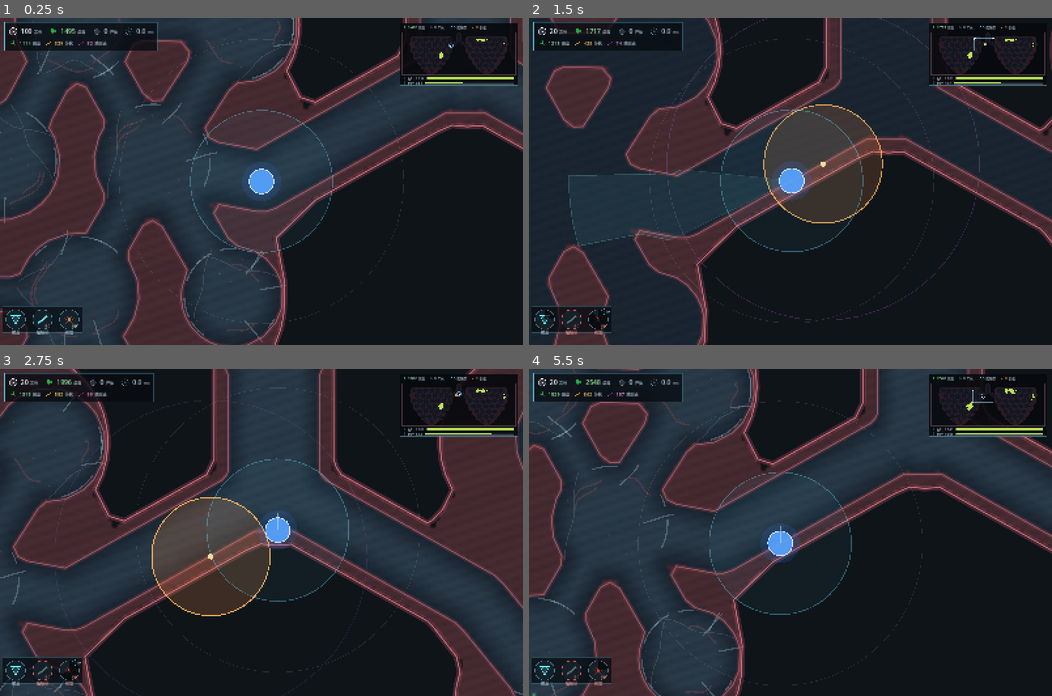
Above: before the commit, frames 1-4 (two rows, left to right).
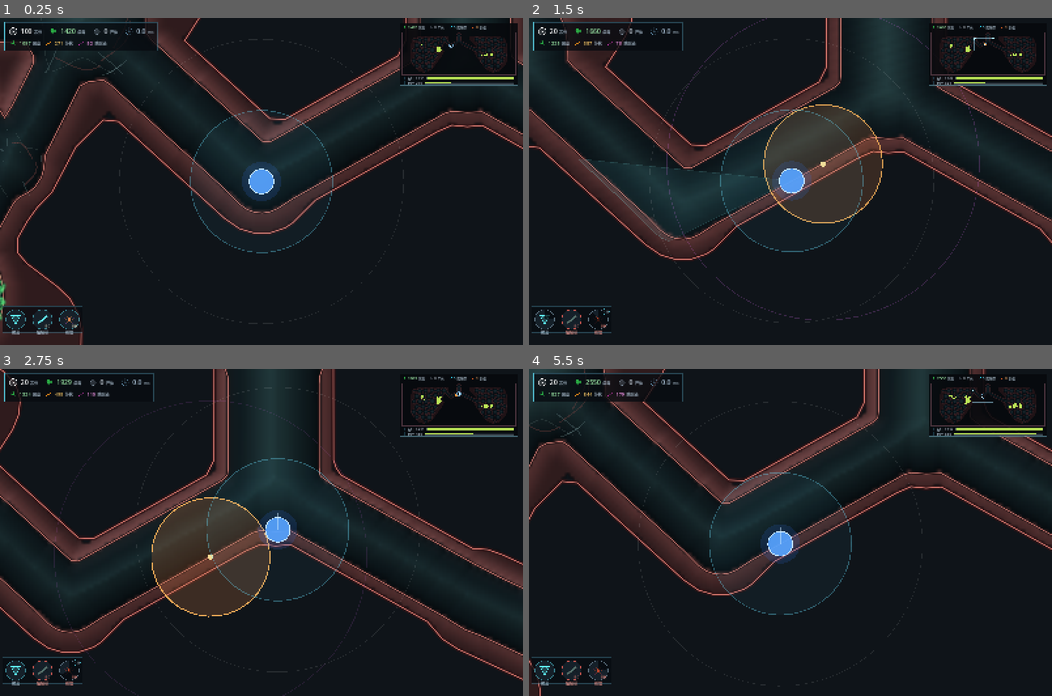
Above: after the commit, the same moments.

Repository: yanyanzi620/gamecreation
Game: Godot game, scene res://scenes/main.tscn
Two runs of this game, one before a commit and one after it. Both use one fixed random seed, a clock stepped at 60 frames per second and the inputs below.
Inputs (mouse positions are in pixels of both pictures, inside the frame that each line leads up to):
- Up to frame 1 (0.25 s): no input
- Up to frame 2 (1.5 s): tap Enter at 0.5 s; move the mouse to (905, 165) at 0.52 s; hold D 0.53-1.25 s; tap F at 0.6 s; click (905, 165) at 0.67 s; tap Space at 0.77 s; drag from (685, 197) to (764, 246) at 1.27 s
- Up to frame 3 (2.75 s): move the mouse to (313, 460) at 2.02 s; hold D from 2.03 s (still down); tap M at 2.1 s; tap F at 2.3 s
- Up to frame 4 (5.5 s): release D at 2.75 s; drag from (764, 597) to (633, 483) at 2.77 s; move the mouse to (947, 581) at 3.52 s; hold A 3.53-4.25 s; tap F at 3.6, 5.3 s; tap Space at 3.77 s; drag from (633, 483) to (712, 450) at 4.27 s; move the mouse to (816, 532) at 5.02 s; hold S from 5.03 s (still down); tap M at 5.1 s; click (816, 532) at 5.17 s

The runs differ from the first frame. In frame 1, 52% of the frame differs, in the area x 0-100%, y 0-100%; in frame 2, 17%; in frame 3, 42%; in frame 4, 46%.

Commit message:
feat(map): 肺叶轮廓连续化 + 主战厅/环路布局 + 伪 3D 光影烘焙与批量绘制
- 轮廓：8 排水平胶囊改为闭合 Catmull-Rom 多边形，内侧留肺门凹口，外缘连续；右叶镜像
- 布局：每叶 2 个主战厅（肺门附近 + 深部），大厅门最窄 50；旁门概率 0.30 -> 0.38；每侧新增深部第三支路
- 平滑：流明并集用 smooth-min 圆角（最大修正 2.5），轮廓步长 16、RDP 1.25；MAX_DOOR_GAP 168 -> 184 跟上新节距
- 渲染：有符号距离场烘焙内壁接触阴影、组织厚度与右上定向高光；流明侧复用 OrganMap 距离场
- 性能：肉壁纹理从每帧上千次 draw_arc 改为 2 批 draw_multiline；轮廓/胸膜环缓存，不再每帧 duplicate
- 验收：四种子地图自测 34/34、comps=1、reach=100%、build 246~250ms；--stress 27,441 颗 3.19ms/帧、零丢失；
  --econ 170.4 杀/秒、35.6 养分/秒；--wall 100%
- 说明：实跑帧率当前受远程显示环境限制，新旧管线同环境对照一致，未作为性能结论

Diff:
--- a/scripts/world/lung_gen.gd
+++ b/scripts/world/lung_gen.gd
@@ -29,22 +29,23 @@
 # ---- 肺泡泡沫 ----
 # 配比口径：肺泡直径 2R ≈ 140，玩家直径 44 -> 面积占比 ≈ (22/70)^2 ≈ 10%
 # 肺泡放大 + 数量减少：单个腔室更大，地形不那么破碎，也不那么崎岖
-const ALV_R_MIN := 118.0
-const ALV_R_MAX := 134.0
-const ALV_JITTER_POS := 11.0
-const ALV_JITTER_R := 0.03
+const ALV_R_MIN := 110.0
+const ALV_R_MAX := 136.0
+const ALV_JITTER_POS := 20.0
+const ALV_JITTER_R := 0.06
+const HUB_R := 158.0             # 少量大叶泡：能展开走位的「主战厅」，不是全都一样大
 const MIN_SEPTUM := 62.0        # 隔膜必须比门宽，肉壁才连得成网（肺泡变大，隔膜同步加厚）
-const NEIGHBOR_RANGE := 1.16    # 以节距为单位，认定「相邻」的距离
+const NEIGHBOR_RANGE := 1.18    # 以节距为单位，认定「相邻」的距离
 
 # ---- 连接管（玩家可走）----
 # 门宽随机：细门只够玩家侧身挤过，粗门能让病毒整股涌进去 —— 同一张图里有宽有窄才有机动感。
 # 下限按玩家碰撞半径卡死（0.72 * PLAYER_R(30) = 21.6），再小玩家就永远过不去。
 const DUCT_R_MIN := 34.0        # 门宽 68：一个大肺泡配一条像样的通道，不再是细缝
 const DUCT_R_MAX := 56.0        # 门宽 112：主通道，扩散会顺着它走
-const EXTRA_LINK_CHANCE := 0.30 # 生成树之外再开这么多旁门，形成环路
-const MAX_DOOR_GAP := 168.0     # 两腔室之间最远还能开门的空隙。
-                                # 之前写死 110 + 小肺泡，肺泡放大后大量树边被这个阈值砍掉，
-                                # 地图碎成 5~8 块孤岛（reach 只有 96%）。按新节距放大到 168 之后重新连成 1 块。
+const EXTRA_LINK_CHANCE := 0.38 # 生成树之外再开这么多旁门，形成环路
+const MAX_DOOR_GAP := 184.0     # 两腔室之间最远还能开门的空隙。
+                                # 按新节距 334、邻接上限 1.18 倍反推，最坏间隙约 174；
+                                # 留 10 单位余量，避免大半径/主战厅种子把生成树边砍掉形成孤岛。
 
 # ---- 孔隙（只有病毒能过）----
 const PORE_R_MIN := 12.0
@@ -57,30 +58,20 @@
 const BRANCH_R := 64.0          # 肺门分支半径（128 宽）
 const BRANCH_COUNT := 3         # 每侧分支数，合计 6 个肺门
 
-# ---- 器官轮廓（按 3040×1320 写死，运行时按实际尺寸缩放）----
-# 每个节点 = [x, y, r]：一个"肉块圆"。左叶沿脊柱上小下大；右叶镜像。
+# ---- 器官轮廓（按 6200×2300 设计，运行时按实际尺寸缩放）----
+# 不再用一排水平胶囊拼肺叶：胶囊交界处会形成台阶和硬凹角。
+# 这里给左叶一圈控制点，Catmull-Rom 采样成连续多边形，右叶镜像；
+# 内侧肺门有凹口，外缘从上段宽阔逐渐收到下段，通道仍由 _airway 接到这个轮廓上。
 const SIL_BASE := Vector2(6200.0, 2300.0)
-# 叶形是「上宽下窄」（按需求方口径）。真解剖学是肺尖窄、肺底宽 —— 想换回真实解剖把这里改 true 即可，
-# SIL_SHAPES 的 y 会整体上下镜像，肺泡撒点跟着走，不用改别的。
-const SIL_FLIP_Y := false
-# 叶形：肺尖很窄 -> 往下逐渐变宽 -> 最宽处在 60% 高度 -> 向肺底收成圆角。
-# 用一串半径递增/递减的圆拼，而不是一个大圆（大圆会变成一个球，看不出是肺）。
-# 叶形不再用「一串圆」拼（圆一多就变成球，看不出是肺）。
-# 下面是一串圆形 + 胶囊，按真实肺的比例摆：肺尖窄 -> 上段细长 -> 中段变宽 -> 肺底最宽并收成圆角。
-# 格式：圆 = [0, x, y, 0, 0, r]；胶囊 = [1, ax, ay, bx, by, r]；右叶自动镜像。
-const SIL_SHAPES := [
-	# 上宽下窄的叶形：每一「排」是一条水平胶囊，宽度自上而下逐级收窄，
-	# 圆顶靠最上面一排的圆角收出来，底部收成小叶尖 —— 不是一根柱子，也不是一个球。
-	[1, 650.0, 380.0, 2550.0, 380.0, 200.0],     # 肺尖（宽 2300，最上、最宽）
-	[1, 670.0, 650.0, 2530.0, 650.0, 250.0],     # 上段（2360）
-	[1, 780.0, 950.0, 2420.0, 950.0, 300.0],     # 上中段（2240）
-	[1, 900.0, 1250.0, 2300.0, 1250.0, 300.0],   # 中段（2000）
-	[1, 1040.0, 1550.0, 2160.0, 1550.0, 260.0],  # 下段（1640）
-	[1, 1200.0, 1800.0, 2000.0, 1800.0, 220.0],  # 下段（1240）
-	[1, 1360.0, 2000.0, 1840.0, 2000.0, 180.0],  # 肺底（840）
-	[1, 1480.0, 2130.0, 1720.0, 2130.0, 140.0],  # 肺底尖（520，收圆角）
+const SIL_FLIP_Y := false          # true = 换回解剖学上「肺尖窄、肺底宽」
+const SIL_LEFT := [
+	[2490.0, 210.0], [2100.0, 175.0], [1500.0, 180.0], [900.0, 220.0],
+	[610.0, 330.0], [500.0, 570.0], [450.0, 900.0], [430.0, 1240.0],
+	[470.0, 1510.0], [570.0, 1760.0], [740.0, 1970.0], [990.0, 2140.0],
+	[1240.0, 2190.0], [1480.0, 2110.0], [1690.0, 1930.0], [1870.0, 1690.0],
+	[2070.0, 1430.0], [2260.0, 1150.0], [2280.0, 980.0], [2150.0, 855.0],
+	[2200.0, 720.0], [2400.0, 520.0], [2560.0, 330.0],
 ]
-# 气管 / 主支气管不在这里：它们自带轮廓（见 _airway），否则纵隔会被填成一根柱子
 
 var _alv: Array = []   # 本局所有肺泡 [中心, 半径]，给支气管分支找落点用
 
@@ -129,34 +120,40 @@
 func _silhouette(m: OrganMap, size: Vector2) -> void:
 	var kx: float = size.x / SIL_BASE.x
 	var ky: float = size.y / SIL_BASE.y
-	var kr: float = (kx + ky) * 0.5
 	var cy := SIL_BASE.y * 0.5
-
-	for n in SIL_SHAPES:
-		var r := float(n[5]) * kr
-		var sy2 := float(n[2])
-		var sy4 := float(n[4])
+	var ctrl: Array[Vector2] = []
+	for n in SIL_LEFT:
+		var y := float(n[1])
 		if SIL_FLIP_Y:
-			sy2 = cy * 2.0 - sy2
-			sy4 = cy * 2.0 - sy4
-		if int(n[0]) == 0:
-			var p := Vector2(float(n[1]) * kx, sy2 * ky)
-			r = minf(r, minf(p.y - 44.0, size.y - p.y - 44.0))   # 不许顶到场地上下边
-			m.add_clip_circle(p, r)
-			m.add_clip_circle(Vector2(size.x - p.x, p.y), r)      # 右叶镜像
-		else:
-			var a := Vector2(float(n[1]) * kx, sy2 * ky)
-			var b := Vector2(float(n[3]) * kx, sy4 * ky)
-			# 胶囊两端都要留边距，否则肺底会被场地边切平、轮廓出现开口
-			var room := 1.0e9
-			for p2 in [a, b]:
-				room = minf(room, minf(minf(p2.y - 44.0, size.y - p2.y - 44.0),
-					minf(p2.x - 44.0, size.x - p2.x - 44.0)))
-			r = minf(r, room)
-			m.add_clip_capsule(a, b, r)
-			m.add_clip_capsule(Vector2(size.x - a.x, a.y), Vector2(size.x - b.x, b.y), r)
-
+			y = cy * 2.0 - y
+		ctrl.append(Vector2(float(n[0]) * kx, y * ky))
+	var left := _smooth_closed(ctrl, 5)
+	var right := PackedVector2Array()
+	for p in left:
+		right.append(Vector2(size.x - p.x, p.y))
+	m.add_clip_polygon(left)
+	m.add_clip_polygon(right)
 	# 中间只有左右两叶之间的体腔，不放任何轮廓
+
+
+# 闭合 Catmull-Rom：控制点只决定大形，采样点负责把外缘变连续。
+# 每段 5 个采样足够平滑，又不会让胸膜距离查询变得昂贵。
+func _smooth_closed(ctrl: Array[Vector2], steps: int) -> PackedVector2Array:
+	var out := PackedVector2Array()
+	var n := ctrl.size()
+	for i in range(n):
+		var p0 := ctrl[(i - 1 + n) % n]
+		var p1 := ctrl[i]
+		var p2 := ctrl[(i + 1) % n]
+		var p3 := ctrl[(i + 2) % n]
+		for k in range(steps):
+			var t := float(k) / float(steps)
+			var t2 := t * t
+			var t3 := t2 * t
+			out.append(0.5 * ((2.0 * p1) + (-p0 + p2) * t +
+				(2.0 * p0 - 5.0 * p1 + 4.0 * p2 - p3) * t2 +
+				(-p0 + 3.0 * p1 - 3.0 * p2 + p3) * t3))
+	return out
 
 
 # ============================================================ 一叶的肺泡泡沫
@@ -189,11 +186,22 @@
 			cx.append(p)
 			cr.append(r)
 
+	# 每叶两个「主战厅」：肺门附近一个、深部一个。
+	# 大空间用来走位和清群，小肺泡与窄门仍然负责节奏和绕行，不再是一张均匀蜂窝。
+	var hub_targets := [
+		rect.position + Vector2(rect.size.x * 0.58, rect.size.y * 0.30),
+		rect.position + Vector2(rect.size.x * 0.48, rect.size.y * 0.73),
+	]
+	for target in hub_targets:
+		var hi := _nearest_point(cx, target)
+		if hi >= 0:
+			cr[hi] = minf(HUB_R, m.clip_inside_dist(cx[hi]) * 0.90)
+
 	if cx.size() < 4:
 		return
 
 	# 位置松弛：任何一对肺泡之间都要留出隔膜
-	for _it in range(5):
+	for _it in range(7):
 		var moved := false
 		for i in range(cx.size()):
 			for j in range(i + 1, cx.size()):
@@ -403,6 +411,9 @@
 	else:
 		dr = rng.randf_range(DUCT_R_MIN + 18.0, DUCT_R_MAX)
 	dr = minf(dr, minf(cr[i], cr[j]) * 0.5)       # 窄肺泡配窄门，别把整颗凿穿
+	# 连到主战厅的门至少是一条主路：大厅不能只能靠侧身小门进出。
+	if maxf(cr[i], cr[j]) >= HUB_R * 0.90:
+		dr = maxf(dr, minf(50.0, minf(cr[i], cr[j]) * 0.42))
 	m.add_capsule(pa, pb, dr)
 
 
@@ -430,11 +441,29 @@
 		if t1 != Vector2.INF:
 			m.add_capsule(hilar, t1, BRANCH_R)
 			m.add_clip_capsule(hilar, t1, BRANCH_R + 46.0)
+			var route_end := t1
 			# 第二条分支：从肺门再往里走一段，多一个入口
 			var t2b := _nearest_alv(hilar + Vector2(side * 150.0 * kx, size.y * 0.14))
 			if t2b != Vector2.INF and t2b.distance_to(t1) > 120.0:
 				m.add_capsule(t1, t2b, BRANCH_R * 0.85)
 				m.add_clip_capsule(t1, t2b, BRANCH_R + 40.0)
+				route_end = t2b
+			# 第三条较窄的深部支路：给玩家跨区绕行路线，也给病毒一条捷径。
+			var t3 := _nearest_alv(hilar + Vector2(side * 220.0 * kx, size.y * 0.34))
+			if t3 != Vector2.INF and t3.distance_to(route_end) > 180.0:
+				m.add_capsule(route_end, t3, BRANCH_R * 0.68)
+				m.add_clip_capsule(route_end, t3, BRANCH_R + 24.0)
+
+
+func _nearest_point(points: Array[Vector2], probe: Vector2) -> int:
+	var best := -1
+	var bd := 1.0e20
+	for i in range(points.size()):
+		var d := points[i].distance_squared_to(probe)
+		if d < bd:
+			bd = d
+			best = i
+	return best
 
 
 func _nearest_alv(probe: Vector2) -> Vector2:
--- a/scripts/world/organ_map.gd
+++ b/scripts/world/organ_map.gd
@@ -19,8 +19,9 @@
 
 const CELL := 30.0        # 墙段分桶用的粗格（与病毒种群同格）
 const PIX := 8.0          # 掩码 / 距离场的分辨率
-const SIMPLIFY_EPS := 2.0 # 轮廓简化容差（像素）
-const CONTOUR_STEP := 20.0 # 轮廓采样步长（比 CELL 细，边缘更圆）
+const SIMPLIFY_EPS := 1.25 # 轮廓简化容差（世界单位）：保留圆弧，不画成折线宝石
+const CONTOUR_STEP := 16.0 # 轮廓采样步长：比碰撞栅格细，弯曲边缘更顺滑
+const SMOOTH_UNION := 10.0 # 流明形状相交处的圆角半径，只影响轮廓（最大修正 2.5 单位）
 const SHAPE_CELL := 64.0   # 形状索引粗格（加速 sdf 查询）
 
 var size := Vector2(1600.0, 1000.0)
@@ -77,6 +78,17 @@
 	clip_shapes.append([1, a, b, r])
 
 
+# 连续肺叶边界。多边形由生成器先用 Catmull-Rom 采样好，
+# 与圆 / 胶囊仍是并集；支气管可以照常接到肺门上。
+func add_clip_polygon(points: PackedVector2Array) -> void:
+	if points.size() < 3:
+		return
+	var box := Rect2(points[0], Vector2.ZERO)
+	for p in points:
+		box = box.expand(p)
+	clip_shapes.append([2, points, box, 0.0])
+
+
 func add_capsule(a: Vector2, b: Vector2, r: float) -> void:
 	_shapes.append([1, a, b, r])
 
@@ -96,8 +108,8 @@
 				d = p.distance_to(sh[1]) - float(sh[3])
 			else:
 				d = _pt_seg_dist(p, sh[1], sh[2]) - float(sh[3])
-			if d < best:
-				best = d
+			if d < best + SMOOTH_UNION:
+				best = _smooth_min(best, d)
 	return best
 
 
@@ -109,9 +121,16 @@
 			d = p.distance_to(sh[1]) - float(sh[3])
 		else:
 			d = _pt_seg_dist(p, sh[1], sh[2]) - float(sh[3])
-		if d < best:
-			best = d
+		if d < best + SMOOTH_UNION:
+			best = _smooth_min(best, d)
 	return best
+
+
+# 多项式 smooth-min：把两个流明相交处的硬凹角抹圆。
+# 最大改动只有 K/4 = 2.5 世界单位，小于碰撞栅格，不会把门或隔膜吃掉。
+func _smooth_min(a: float, b: float) -> float:
+	var h := clampf(0.5 + 0.5 * (a - b) / SMOOTH_UNION, 0.0, 1.0)
+	return lerpf(a, b, h) - SMOOTH_UNION * h * (1.0 - h)
 
 
 func _sidx_key(p: Vector2) -> int:
@@ -206,6 +225,9 @@
 	_in.resize(_mw * _mh)
 	_in.fill(0)
 	for s in clip_shapes:
+		if int(s[0]) == 2:
+			_rasterize_clip_polygon(s[1], s[2])
+			continue
 		var r2 := float(s[3])
 		var aabb2 := Rect2(s[1], Vector2.ZERO).expand(s[2]).grow(r2)
 		var a0 := clampi(int(aabb2.position.x / PIX), 0, _mw - 1)
@@ -224,6 +246,28 @@
 					_in[j * _mw + i] = 1
 
 
+# 扫描线填充一个 clip 多边形：不做「每像素 × 每边」的点包含测试，
+# 连续肺叶轮廓的栅格化成本与圆形裁剪是同一量级。
+func _rasterize_clip_polygon(poly: PackedVector2Array, box: Rect2) -> void:
+	var j0 := clampi(int(box.position.y / PIX), 0, _mh - 1)
+	var j1 := clampi(int((box.position.y + box.size.y) / PIX), 0, _mh - 1)
+	var n := poly.size()
+	for j in range(j0, j1 + 1):
+		var y := (float(j) + 0.5) * PIX
+		var xs: Array[float] = []
+		for k in range(n):
+			var a := poly[k]
+			var b := poly[(k + 1) % n]
+			if (a.y <= y and b.y > y) or (b.y <= y and a.y > y):
+				xs.append(a.x + (y - a.y) * (b.x - a.x) / (b.y - a.y))
+		xs.sort()
+		for q in range(0, xs.size() - 1, 2):
+			var i0 := clampi(int(ceil(xs[q] / PIX - 0.5)), 0, _mw - 1)
+			var i1 := clampi(int(floor(xs[q + 1] / PIX - 0.5)), 0, _mw - 1)
+			for i in range(i0, i1 + 1):
+				_in[j * _mw + i] = 1
+
+
 # 到器官外边界的距离（0 = 在轮廓上，>0 = 在外），用于「不要把肺泡摆到体外」
 func clip_sdf(p: Vector2) -> float:
 	if clip_shapes.is_empty():
@@ -233,6 +277,8 @@
 		var d := 0.0
 		if s[0] == 0:
 			d = maxf(0.0, p.distance_to(s[1]) - float(s[3]))
+		elif int(s[0]) == 2:
+			d = maxf(0.0, -_polygon_inside_dist(p, s[1]))
 		else:
 			d = maxf(0.0, _pt_seg_dist(p, s[1], s[2]) - float(s[3]))
 		best = minf(best, d)
@@ -249,14 +295,35 @@
 	for s in clip_shapes:
 		var kind: int = int(s[0])
 		var d := 0.0
-		if kind == 0:
-			d = (p as Vector2).distance_to(s[1] as Vector2)
+		var inside := 0.0
+		if kind == 2:
+			inside = _polygon_inside_dist(p, s[1])
 		else:
-			d = _dist_point_seg(p, s[1] as Vector2, s[2] as Vector2)
-		var inside: float = float(s[3]) - d
+			if kind == 0:
+				d = (p as Vector2).distance_to(s[1] as Vector2)
+			else:
+				d = _dist_point_seg(p, s[1] as Vector2, s[2] as Vector2)
+			inside = float(s[3]) - d
 		if inside > best:
 			best = inside
 	return best
+
+
+# 正 = 多边形内，负 = 多边形外；绝对值 = 到边界的距离。
+# 只在生成期调用：肺泡落点、胸膜轮廓采样。
+func _polygon_inside_dist(p: Vector2, poly: PackedVector2Array) -> float:
+	var best := 1.0e20
+	var inside := false
+	var n := poly.size()
+	for k in range(n):
+		var a := poly[k]
+		var b := poly[(k + 1) % n]
+		best = minf(best, p.distance_squared_to(Geometry2D.get_closest_point_to_segment(p, a, b)))
+		if (a.y > p.y) != (b.y > p.y):
+			var cross_x := a.x + (p.y - a.y) * (b.x - a.x) / (b.y - a.y)
+			if cross_x > p.x:
+				inside = not inside
+	return sqrt(best) if inside else -sqrt(best)
 
 
 func _dist_point_seg(p: Vector2, a: Vector2, b: Vector2) -> float:
@@ -691,6 +758,11 @@
 # 给渲染层烘焙贴图用
 func mask_size() -> Vector2i:
 	return Vector2i(_mw, _mh)
+
+
+# 渲染层共享已经算好的流明距离场，不再重复跑一遍倒角变换。
+func distance_field() -> PackedFloat32Array:
+	return _dist
 
 
 func solid_cell(i: int, j: int) -> bool:
--- a/scripts/world/organ_view.gd
+++ b/scripts/world/organ_view.gd
@@ -1,51 +1,49 @@
 extends Node2D
 # ============================================================
-# 器官视图 —— 把 OrganMap 画出来
+# 器官视图 —— 本质 2D，光影烘焙出 3D 纵深
 # ============================================================
 # z_index = -2：压在病毒（-1）和玩家（0）下面。
 #
-# 画法（为什么不做多边形填充）：
-#   流明轮廓在「细隔膜」处会自交，Godot 的三角化填不出来。
-#   所以改成：把掩码烘焙成一张小贴图，拉伸盖满场地（1 次 draw call），
-#   再把精确的轮廓线描上去做锐边。既稳又快。
+# 性能口径：
+#   · 有符号距离场只在换图时计算一次；组织厚度、内壁阴影、定向高光全部烘进一张贴图。
+#   · 正常战斗只有 1 次地图贴图绘制 + 少量批量线段，不做逐像素、逐肺泡计算。
+#   · 肉壁纹理不再每帧调用上千次 draw_arc，预先合并成两批 draw_multiline。
 #
-# 美术替换说明（给后期准备）：
-#   1. 挂 tissue_texture 就能整张替换组织底（贴图优先）
-#   2. 或者把本节点换成 Sprite2D + 手绘地形 —— 因为墙的判定完全来自 OrganMap，
-#      画法怎么换都不影响玩法
+# 美术替换说明：
+#   1. 挂 tissue_texture 可替换整张地图底图；墙与碰撞仍完全来自 OrganMap。
+#   2. 需要手绘地形时可替换本节点，玩法几何不受影响。
 # ============================================================
 
-const COL_TISSUE := Color(0.285, 0.175, 0.200)
-const COL_TISSUE_DEEP := Color(0.125, 0.09, 0.105)
-const COL_LUMEN := Color(0.105, 0.150, 0.198)     # 贴壁处的腔底（暗）
-const COL_LUMEN_LIT := Color(0.170, 0.235, 0.292) # 腔心（亮）—— 靠它形成球状纵深
-const COL_WALL := Color(0.58, 0.34, 0.38)
-const COL_WALL_GLOW := Color(0.70, 0.30, 0.36, 0.20)
+const COL_TISSUE := Color(0.355, 0.205, 0.205)
+const COL_TISSUE_DEEP := Color(0.115, 0.070, 0.080)
+const COL_LUMEN := Color(0.045, 0.080, 0.098)     # 近壁腔底：深，形成接触阴影
+const COL_LUMEN_LIT := Color(0.145, 0.245, 0.255) # 腔心：偏青灰，给病毒留出对比
+const COL_WALL := Color(0.72, 0.435, 0.405)
+const COL_WALL_BASE := Color(0.15, 0.075, 0.080, 0.72)
 
 var map = null
-
-# 装饰层开关（F 键切换 / Balance.DECOR_ON 定默认）：关掉就是纯灰盒，方便对比与排错
 var decor_on := true
 
-# 腔室内装饰的三层配色与线宽：全部用 draw_multiline 一次画完，总共 3 个 draw call
+# 腔室内装饰：三批 draw_multiline，线宽压低，让光影而不是线条主导体积感
 const DETAIL_COL := [
-	Color(0.62, 0.74, 0.80, 0.34),   # 0 沿壁弧 + 间隔小突：偏冷的亮线，像间隔上的结缔组织
-	Color(0.58, 0.30, 0.32, 0.30),   # 1 毛细血管弧：暗红
-	Color(0.66, 0.76, 0.80, 0.16),   # 2 上皮斑点：淡
+	Color(0.55, 0.69, 0.70, 0.22),
+	Color(0.65, 0.32, 0.30, 0.26),
+	Color(0.65, 0.76, 0.73, 0.13),
 ]
-const DETAIL_W := [3.2, 3.6, 2.0]
+const DETAIL_W := [2.4, 2.8, 1.7]
 
 var _detail_segs: Array = []
+var _decor_segs: Array = []
+var _wall_rings: Array = []
+var _clip_rings: Array = []
 
 # 美术接口：填了就用贴图当组织底，没填就用烘焙的占位贴图
 var tissue_texture: Texture2D = null
-
-var _baked: ImageTexture = null        # 当前生效的那张
-var _baked_on: ImageTexture = null     # 带装饰（纵深 + 腔内质感）
-var _baked_off: ImageTexture = null    # 纯灰盒（平涂，给对比与排错用）
-
-
-# 给 UI（小地图）用的缩略图
+var _baked: ImageTexture = null
+var _baked_on: ImageTexture = null
+var _baked_off: ImageTexture = null
+
+
 func map_texture() -> Texture2D:
 	# 小地图用平涂版：缩略图上装饰只会糊成一团，反而看不清病毒分布
 	return _baked_off if _baked_off != null else _baked
@@ -53,15 +51,17 @@
 
 func set_map(m) -> void:
 	map = m
-	# 胸膜线只给渲染用，放在这里算（不进 map.build 的计时预算）
+	texture_filter = CanvasItem.TEXTURE_FILTER_LINEAR
 	if map.clip_loops.is_empty():
 		map.build_clip_contours()
-	# 距离场只算一次，两张贴图共用（两张都算会让载入多花约 200ms）
-	var df := _distance_field()
-	_baked_off = _bake(false, df)
-	_baked_on = _bake(true, df)
+	var sdf := _signed_distance_field()
+	_baked_off = _bake(false, sdf)
+	_baked_on = _bake(true, sdf)
 	_baked = _baked_on if decor_on else _baked_off
 	_detail_segs = _build_detail()
+	_decor_segs = _build_decor()
+	_wall_rings = _closed_rings(map.loops, map._loop_closed)
+	_clip_rings = _closed_rings(map.clip_loops, map._clip_closed)
 	queue_redraw()
 
 
@@ -72,7 +72,16 @@
 	queue_redraw()
 
 
-# 把 detail 里的折线拼成 draw_multiline 需要的「成对点」数组，按层分开
+func _closed_rings(src: Array, closed: Array) -> Array:
+	var out: Array = []
+	for i in range(src.size()):
+		var ring: PackedVector2Array = src[i].duplicate()
+		if i < closed.size() and bool(closed[i]) and not ring.is_empty():
+			ring.append(ring[0])
+		out.append(ring)
+	return out
+
+
 func _build_detail() -> Array:
 	var out: Array = [PackedVector2Array(), PackedVector2Array(), PackedVector2Array()]
 	for d in map.detail:
@@ -92,54 +101,71 @@
 	return out
 
 
-# 把「实心/流明」掩码烘焙成贴图（占位美术）
-# 每个流明格子到最近「墙/体外」的倒角距离（+3 直走、+4 斜走，除以 3 得格数）。
-# 有了它，腔室才能做出「近壁暗、腔心亮」的球状纵深，而不是一整片死平的蓝。
-func _distance_field() -> PackedInt32Array:
+# 静态肉壁纹理预合并：两批线段代替每帧上千次 draw_arc。
+func _build_decor() -> Array:
+	var out: Array = [PackedVector2Array(), PackedVector2Array()]
+	for d in map.decor:
+		_append_arc(out[0], d[0], float(d[1]), 14)
+		_append_arc(out[1], d[0], float(d[1]) * 0.62, 10)
+	return out
+
+
+func _append_arc(buf: PackedVector2Array, c: Vector2, r: float, steps: int) -> void:
+	for k in range(steps):
+		var a0 := TAU * float(k) / float(steps)
+		var a1 := TAU * float(k + 1) / float(steps)
+		buf.append(c + Vector2(cos(a0), sin(a0)) * r)
+		buf.append(c + Vector2(cos(a1), sin(a1)) * r)
+
+
+# 有符号距离场：流明为正、组织为负，绝对值都是到壁面的世界距离。
+# 流明侧直接复用 OrganMap 已算好的场，只额外算组织侧，载入时不重复劳动。
+func _signed_distance_field() -> PackedFloat32Array:
 	var ms: Vector2i = map.mask_size()
 	var w := ms.x
 	var h := ms.y
-	var df := PackedInt32Array()
-	df.resize(w * h)
-	df.fill(9999)
-	for j in range(h):
-		for i in range(w):
-			if (not map.in_organ_cell(i, j)) or map.solid_cell(i, j):
-				df[j * w + i] = 0
+	var free_df: PackedFloat32Array = map.distance_field()
+	var wall := PackedFloat32Array()
+	wall.resize(w * h)
+	var inf := 1.0e6
+	for k in range(w * h):
+		wall[k] = inf if map.solid_cell(k % w, k / w) else 0.0
+	var d1 := 8.0
+	var d2 := 8.0 * 1.41421356
 	for j in range(h):
 		for i in range(w):
 			var idx := j * w + i
-			if df[idx] == 0:
-				continue
-			var best := df[idx]
+			var v: float = wall[idx]
 			if i > 0:
-				best = mini(best, df[idx - 1] + 3)
+				v = minf(v, wall[idx - 1] + d1)
 			if j > 0:
-				best = mini(best, df[idx - w] + 3)
+				v = minf(v, wall[idx - w] + d1)
 				if i > 0:
-					best = mini(best, df[idx - w - 1] + 4)
+					v = minf(v, wall[idx - w - 1] + d2)
 				if i < w - 1:
-					best = mini(best, df[idx - w + 1] + 4)
-			df[idx] = best
+					v = minf(v, wall[idx - w + 1] + d2)
+			wall[idx] = v
 	for j in range(h - 1, -1, -1):
 		for i in range(w - 1, -1, -1):
 			var idx2 := j * w + i
-			if df[idx2] == 0:
-				continue
-			var best2 := df[idx2]
+			var v2: float = wall[idx2]
 			if i < w - 1:
-				best2 = mini(best2, df[idx2 + 1] + 3)
+				v2 = minf(v2, wall[idx2 + 1] + d1)
 			if j < h - 1:
-				best2 = mini(best2, df[idx2 + w] + 3)
+				v2 = minf(v2, wall[idx2 + w] + d1)
 				if i < w - 1:
-					best2 = mini(best2, df[idx2 + w + 1] + 4)
+					v2 = minf(v2, wall[idx2 + w + 1] + d2)
 				if i > 0:
-					best2 = mini(best2, df[idx2 + w - 1] + 4)
-			df[idx2] = best2
-	return df
-
-
-func _bake(with_decor: bool, df: PackedInt32Array) -> ImageTexture:
+					v2 = minf(v2, wall[idx2 + w - 1] + d2)
+			wall[idx2] = v2
+	var signed_df := PackedFloat32Array()
+	signed_df.resize(w * h)
+	for k2 in range(w * h):
+		signed_df[k2] = -wall[k2] if map.solid_cell(k2 % w, k2 / w) else free_df[k2]
+	return signed_df
+
+
+func _bake(with_decor: bool, sdf: PackedFloat32Array) -> ImageTexture:
 	var ms: Vector2i = map.mask_size()
 	var w := ms.x
 	var h := ms.y
@@ -149,78 +175,79 @@
 			if not map.in_organ_cell(i, j):
 				img.set_pixel(i, j, Color(0.0, 0.0, 0.0, 0.0))
 				continue
+			var idx := j * w + i
+			var sd: float = sdf[idx]
 			var c := COL_TISSUE
+			var light := 0.0
+			if with_decor:
+				# 距离场梯度就是壁面的 2D 法线。光源固定在右上，
+				# 组织边缘受光、腔体近壁背光，于是产生厚度而不需要 3D 网格。
+				var xl := sdf[j * w + maxi(0, i - 1)]
+				var xr := sdf[j * w + mini(w - 1, i + 1)]
+				var yt := sdf[maxi(0, j - 1) * w + i]
+				var yb := sdf[mini(h - 1, j + 1) * w + i]
+				var gx: float = xr - xl
+				var gy: float = yb - yt
+				var inv := 1.0 / sqrt(gx * gx + gy * gy + 0.0001)
+				light = clampf((gx * 0.55 + gy * 0.83) * inv, -1.0, 1.0)
+
 			if not map.solid_cell(i, j):
-				c = COL_LUMEN
+				var depth := _smooth01(sd / 125.0)
+				c = COL_LUMEN.lerp(COL_LUMEN_LIT, depth)
 				if with_decor:
-					# 距离换算成世界单位：格数 = df/3，一格 = PIX 世界单位
-					var cells := float(df[j * w + i]) / 3.0
-					var dw: float = cells * 8.0
-					var t := clampf(dw / 58.0, 0.0, 1.0)
-					t = t * t * (3.0 - 2.0 * t)          # smoothstep，避免出现明显的同心圈
-					c = COL_LUMEN.lerp(COL_LUMEN_LIT, t)
-			# 组织/腔底的细微噪声，避免死平（美术到位后可删）
-			var n := 0.88 + 0.12 * absf(sin(float(i) * 0.37 + float(j) * 1.13))
-			var n2 := 0.96 + 0.04 * absf(sin(float(i) * 0.11 + float(j) * 0.23))
+					var contact := _smooth01(sd / 25.0)
+					var shade := (0.66 + 0.34 * contact) * (0.93 + 0.12 * light)
+					var rim := (1.0 - _smooth01(sd / 38.0)) * maxf(light, 0.0) * 0.075
+					c = Color(c.r * shade + rim, c.g * shade + rim, c.b * shade + rim, 1.0)
+			else:
+				var wd := maxf(0.0, -sd)
+				var rim_t := 1.0 - _smooth01(wd / 52.0)
+				c = COL_TISSUE_DEEP.lerp(COL_TISSUE, 0.36 + 0.64 * rim_t)
+				if with_decor:
+					var shade_t := 0.92 + rim_t * (0.16 * light + 0.08)
+					var spec := rim_t * maxf(light, 0.0) * 0.055
+					c = Color(c.r * shade_t + spec, c.g * shade_t + spec, c.b * shade_t + spec, 1.0)
+
+			# 两个尺度的确定性噪声：大尺度像组织色差，小尺度压住色带。
+			var n := 0.94 + 0.06 * absf(sin(float(i) * 0.37 + float(j) * 1.13))
 			if with_decor:
-				n *= n2
+				# 低频噪声在 8px 掩码放大后仍然柔和；不做逐像素颗粒，避免近看像马赛克。
+				var broad := sin(float(i) * 0.055 + float(j) * 0.071) + sin(float(i) * 0.017 - float(j) * 0.023)
+				n = 1.0 + broad * 0.020
 			img.set_pixel(i, j, Color(c.r * n, c.g * n, c.b * n, 1.0))
 	return ImageTexture.create_from_image(img)
+
+
+func _smooth01(v: float) -> float:
+	var t := clampf(v, 0.0, 1.0)
+	return t * t * (3.0 - 2.0 * t)
 
 
 func _draw() -> void:
 	if map == null:
 		return
-
 	var rect := Rect2(Vector2.ZERO, map.size)
 	if tissue_texture != null:
 		draw_texture_rect(tissue_texture, rect, false)
 	elif _baked != null:
 		draw_texture_rect(_baked, rect, false)
 
-	# 腔室内装饰（纯视觉）：三批 draw_multiline，总共 3 个 draw call，
-	# 无论有多少肺泡、多少条线都不增加 CPU 绘制开销
 	if decor_on:
 		for layer in range(3):
 			var segs: PackedVector2Array = _detail_segs[layer]
 			if segs.size() >= 2:
 				draw_multiline(segs, DETAIL_COL[layer], DETAIL_W[layer])
-
-	# 精确轮廓：外发光（肉壁厚度感）+ 实线（锐边）
-	# 不闭合的轮廓（被场地边缘切开的）不能首尾相连，否则会多出一条假墙
-	for i in range(map.loops.size()):
-		var loop: PackedVector2Array = map.loops[i]
-		var ring: PackedVector2Array = loop.duplicate()
-		if map.loop_is_closed(i):
-			ring.append(Vector2(loop[0]))
-		draw_polyline(ring, COL_WALL_GLOW, 9.0, true)
-	for i in range(map.loops.size()):
-		var loop2: PackedVector2Array = map.loops[i]
-		var ring2: PackedVector2Array = loop2.duplicate()
-		if map.loop_is_closed(i):
-			ring2.append(Vector2(loop2[0]))
-		draw_polyline(ring2, COL_WALL, 2.5, true)
-
-	# 胸膜线：器官本体的外轮廓（肺泡贴着它长，所以线条压在最外圈肺泡上）
-	for i in range(map.clip_loops.size()):
-		var pl: PackedVector2Array = map.clip_loops[i]
-		var pr: PackedVector2Array = pl.duplicate()
-		if map.clip_loop_is_closed(i):
-			pr.append(pl[0])
-		draw_polyline(pr, Color(0.62, 0.30, 0.36, 0.35), 12.0, true)
-	for i in range(map.clip_loops.size()):
-		var pl2: PackedVector2Array = map.clip_loops[i]
-		var pr2: PackedVector2Array = pl2.duplicate()
-		if map.clip_loop_is_closed(i):
-			pr2.append(pl2[0])
-		draw_polyline(pr2, Color(0.86, 0.46, 0.52, 0.85), 2.6, true)
-
-	# 肉壁里的小肺泡纹理（纯视觉，美术到位后可以换成贴图）
-	for d in map.decor if decor_on else []:
-		var dc: Vector2 = d[0]
-		var dr: float = float(d[1])
-		draw_arc(dc, dr, 0.0, TAU, 18, Color(0.34, 0.22, 0.25, 0.55), 1.4)
-		draw_arc(dc, dr * 0.62, 0.0, TAU, 14, Color(0.30, 0.19, 0.22, 0.40), 1.0)
-
-	# 场地边框
-	# 场地边框不画：地图的形状由器官轮廓决定，再画一个方框就把肺形说回来了
+		if _decor_segs[0].size() >= 2:
+			draw_multiline(_decor_segs[0], Color(0.38, 0.22, 0.22, 0.48), 1.5)
+			draw_multiline(_decor_segs[1], Color(0.24, 0.13, 0.15, 0.42), 1.1)
+
+	# 深色基底 + 窄高光：轮廓仍与碰撞墙段一致，烘焙贴图负责体积。
+	for ring in _wall_rings:
+		draw_polyline(ring, COL_WALL_BASE, 5.0, true)
+	for ring2 in _wall_rings:
+		draw_polyline(ring2, COL_WALL, 1.8, true)
+
+	for pl in _clip_rings:
+		draw_polyline(pl, Color(0.20, 0.075, 0.085, 0.65), 9.0, true)
+	for pl2 in _clip_rings:
+		draw_polyline(pl2, Color(0.88, 0.49, 0.45, 0.88), 2.3, true)
Not shown, changed: docs/任务看板.md
Not shown, changed: docs/地图与装饰层.md
Not shown, changed: docs/系统设计书.md
